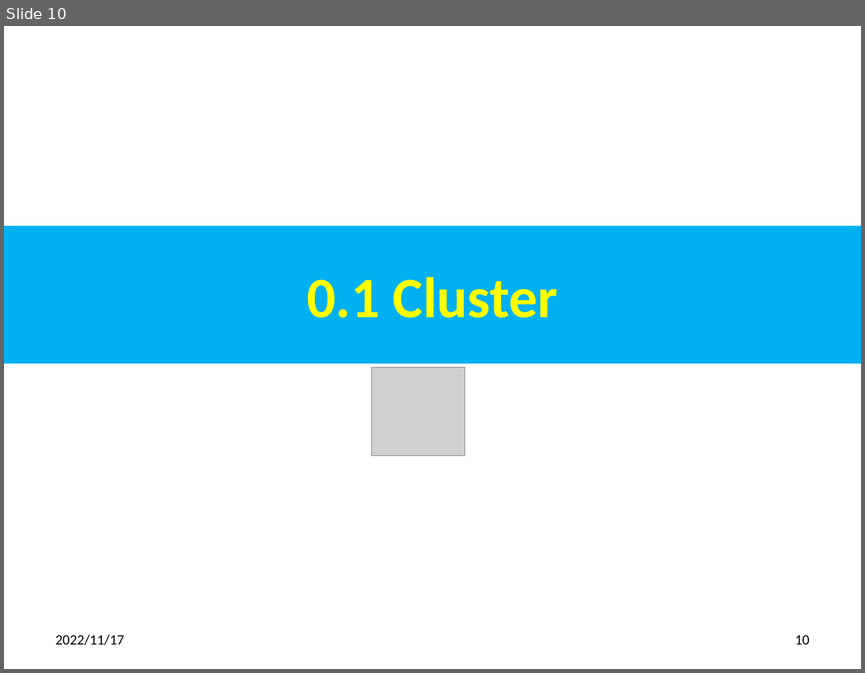
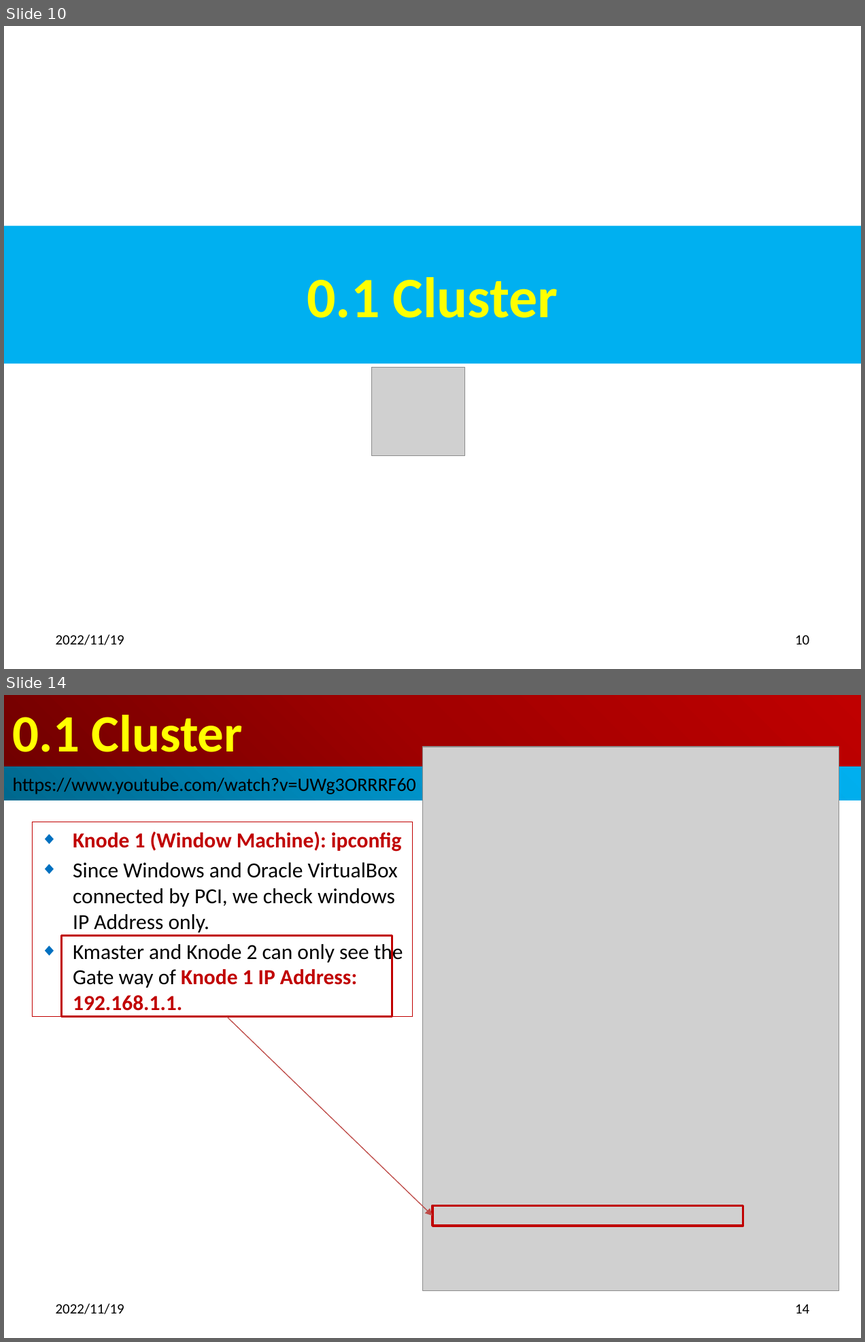
Before and after one commit to peterhchen/900_Kubernetes, a slide deck: 001_00_Install_Kubernetes.pptx. Shown one above the other, each under a label of ours: slide 10 before the commit, slides 10 and 14 after it; the slides between them are not shown. The pictures are 865x673 and 865x1342 pixels, drawn with LibreOffice and Linux fonts; fonts in the diff are those of the drawing; grey boxes stand for pictures. Boxes give left, top, right and bottom in pixels: in the first picture for what was removed or moved away, otherwise in the second. Text is boxed around its words. In the diff, an @@ line names an element or a change of style, - is before the commit and + after.

```diff
--- a/001_00_Install_Kubernetes.pptx
+++ b/001_00_Install_Kubernetes.pptx
@@ slide 14 added at [4,695,861,1338], background #FFFFFF @@
@@ title added at [4,695,861,767], fill gradient #720000 to #A20000 to #C00000, 44 pt, text #FFFF00, bold @@
+0.1 Cluster
@@ picture added at [423,747,838,1291] @@
@@ rectangle added at [4,767,861,800], fill gradient #00688E to #0094CA to #00B0F0, 16 pt, text #000000 @@
+https://www.youtube.com/watch?v=UWg3ORRRF60
@@ subtitle added at [33,821,413,1016], outline #C00000 0.75 pt, 18 pt, text #000000 @@
+◆ Knode 1 (Window Machine): ipconfig
+◆ Since Windows and Oracle VirtualBox connected by PCI, we check windows IP Address only.
+◆ Kmaster and Knode 2 can only see the Gate way of Knode 1 IP Address: 192.168.1.1.
@@ rectangle added at [61,936,392,1016], outline #C00000 2 pt @@
@@ arrow added from (227, 1016) to (432, 1215), #BF4C48 0.75 pt @@
@@ rectangle added at [432,1205,742,1225], outline #C00000 2 pt @@
@@ text added at [56,1303,124,1314], 12 pt, text #000000 @@
+2022/11/19
@@ page number added at [795,1304,809,1313], 12 pt, text #000000 @@
+14
@@ slide 10 changed as well @@
@@ text at [56,634,124,645]: text changed @@
-2022/11/17
+2022/11/19
```
Also in this commit, not shown: 11 other slides changed, 11 other slides added.
